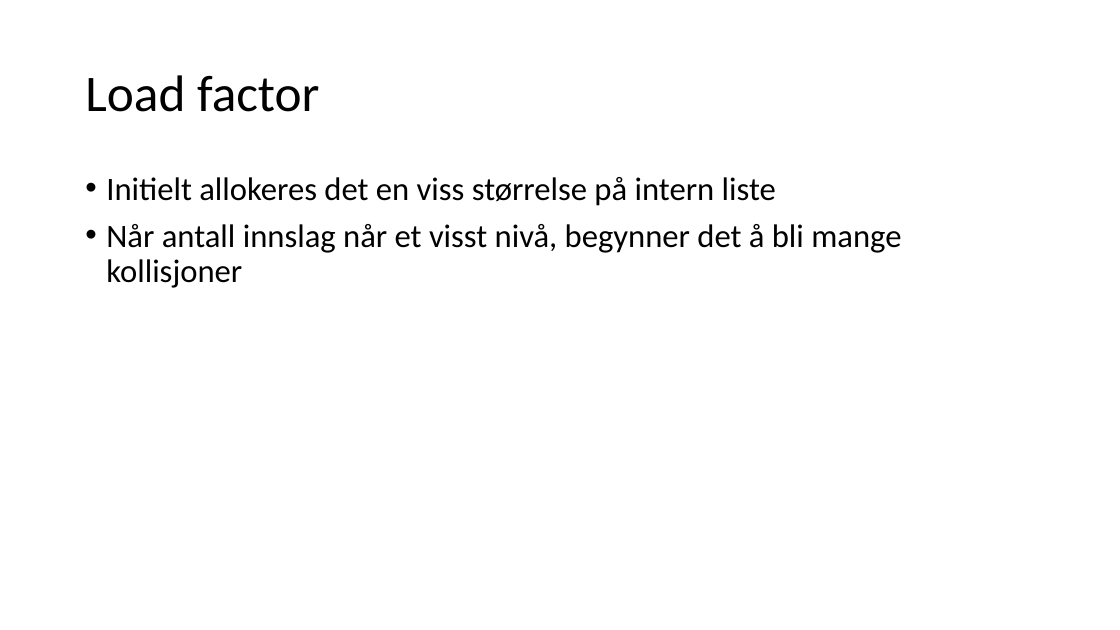
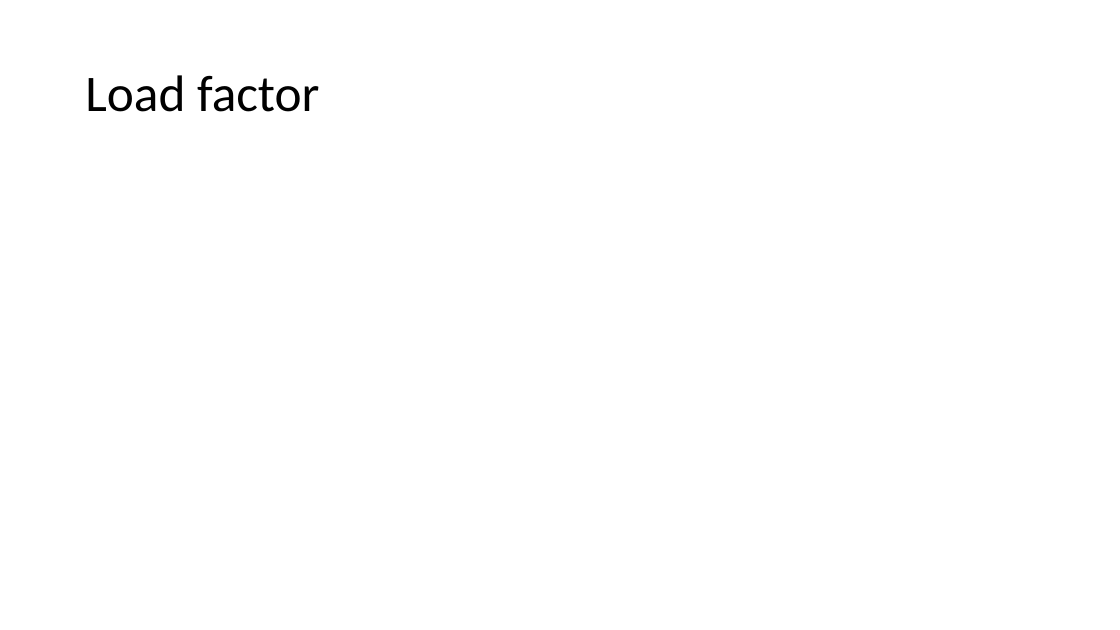
Before and after one commit to helgeingvart/DTE-2511, a slide deck: slide 13 of resources/classroom/Hashing.pptx (slide 10 before the commit). Drawn at 1120x630 pixels with LibreOffice and Linux fonts; fonts in the diff are those of the drawing; grey boxes stand for pictures. Boxes give left, top, right and bottom in pixels: in the first picture for what was removed or moved away, otherwise in the second. Text is boxed around its words. In the diff, an @@ line names an element or a change of style, - is before the commit and + after.

```diff
--- a/resources/classroom/Hashing.pptx
+++ b/resources/classroom/Hashing.pptx
@@ text removed at (x1=106, y1=177, x2=901, y2=288) @@
-• Initielt allokeres det en viss størrelse på intern liste
-• Når antall innslag når et visst nivå, begynner det å bli mange kollisjoner
```
Also in this commit, not shown: 1 other slide changed, 3 slides added, 6 other files.
